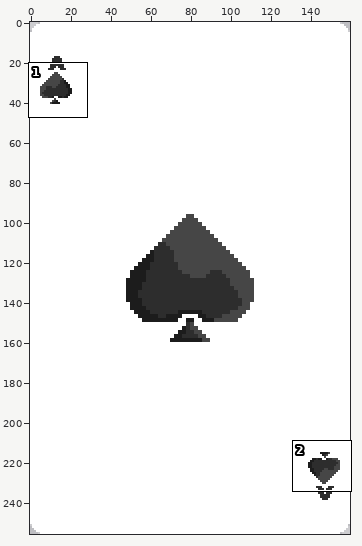
Pixel-art file: MobileGame01/Assets/Graphics/Aseprite Importer/ace spades.aseprite. Above: a wide view before the commit, with the close-up outlined.
Close-up. Old version:
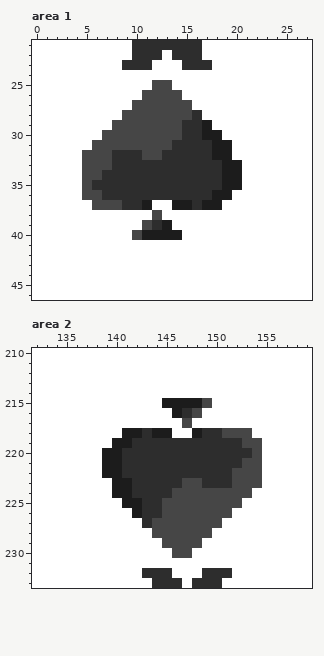
160x256 pixels, 1 frame. Shown: area 1: x 0..27, y 21..46; area 2: x 132..159, y 210..233.
And afterwards:
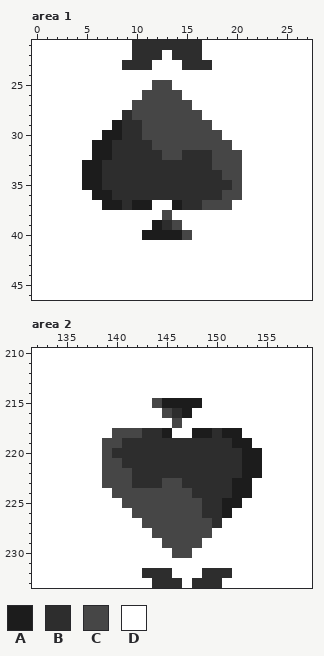
Palette (. is transparent): A #1c1c1c  B #2d2d2d  C #464646  D #ffffff
Difference:
{"where": "area 1, layer \"small icons\""}
{"y":28,"x":9,"old":"C","new":"B"}
{"y":28,"x":16,"old":"B","new":"C"}
{"y":29,"x":8,"old":"CCC","new":"ABB"}
{"y":29,"x":15,"old":"BBA","new":"CCC"}
{"y":30,"x":7,"old":"CCCC","new":"AABB"}
{"y":30,"x":15,"old":"BBAA","new":"CCCC"}
{"y":31,"x":6,"old":"CCCCCC","new":"AABBBB"}
{"y":31,"x":14,"old":"BBBBAA","new":"CCCCCC"}
{"y":32,"x":5,"old":"CCC","new":"DAA"}
{"y":32,"x":11,"old":"CCBB","new":"BBCC"}
{"y":32,"x":18,"old":"AAD","new":"CCC"}
{"y":33,"x":5,"old":"CCC","new":"AAB"}
{"y":33,"x":18,"old":"BAA","new":"CCC"}
{"y":34,"x":5,"old":"CC","new":"AA"}
{"y":34,"x":19,"old":"AA","new":"CC"}
{"y":35,"x":5,"old":"CB","new":"AA"}
{"y":35,"x":19,"old":"AA","new":"BC"}
{"y":36,"x":5,"old":"CCB","new":"DAA"}
{"y":36,"x":18,"old":"AAD","new":"BCC"}
{"y":37,"x":6,"old":"CCC","new":"DAA"}
{"y":37,"x":10,"old":"B","new":"A"}
{"y":37,"x":15,"old":"A","new":"B"}
{"y":37,"x":17,"old":"AAD","new":"CCC"}
{"y":38,"x":12,"old":"CD","new":"DC"}
{"y":39,"x":11,"old":"CBAD","new":"DABC"}
{"y":40,"x":10,"old":"C","new":"D"}
{"y":40,"x":15,"old":"D","new":"C"}
{"where": "area 2, layer \"small icons\""}
{"y":215,"x":144,"old":"D","new":"C"}
{"y":215,"x":149,"old":"C","new":"D"}
{"y":216,"x":145,"old":"DABC","new":"CBAD"}
{"y":217,"x":146,"old":"DC","new":"CD"}
{"y":218,"x":140,"old":"DAA","new":"CCC"}
{"y":218,"x":144,"old":"A","new":"B"}
{"y":218,"x":149,"old":"B","new":"A"}
{"y":218,"x":151,"old":"CCC","new":"AAD"}
{"y":219,"x":139,"old":"DAA","new":"CCB"}
{"y":219,"x":152,"old":"BCC","new":"AAD"}
{"y":220,"x":139,"old":"AA","new":"CB"}
{"y":220,"x":153,"old":"BC","new":"AA"}
{"y":221,"x":139,"old":"AA","new":"CC"}
{"y":221,"x":153,"old":"CC","new":"AA"}
{"y":222,"x":139,"old":"AAB","new":"CCC"}
{"y":222,"x":152,"old":"CCC","new":"BAA"}
{"y":223,"x":139,"old":"DAA","new":"CCC"}
{"y":223,"x":145,"old":"BBCC","new":"CCBB"}
{"y":223,"x":152,"old":"CCC","new":"AAD"}
{"y":224,"x":140,"old":"AABBBB","new":"CCCCCC"}
{"y":224,"x":148,"old":"CCCCCC","new":"BBBBAA"}
{"y":225,"x":141,"old":"AABB","new":"CCCC"}
{"y":225,"x":149,"old":"CCCC","new":"BBAA"}
{"y":226,"x":142,"old":"ABB","new":"CCC"}
{"y":226,"x":149,"old":"CCC","new":"BBA"}
{"y":227,"x":143,"old":"B","new":"C"}
{"y":227,"x":150,"old":"C","new":"B"}
